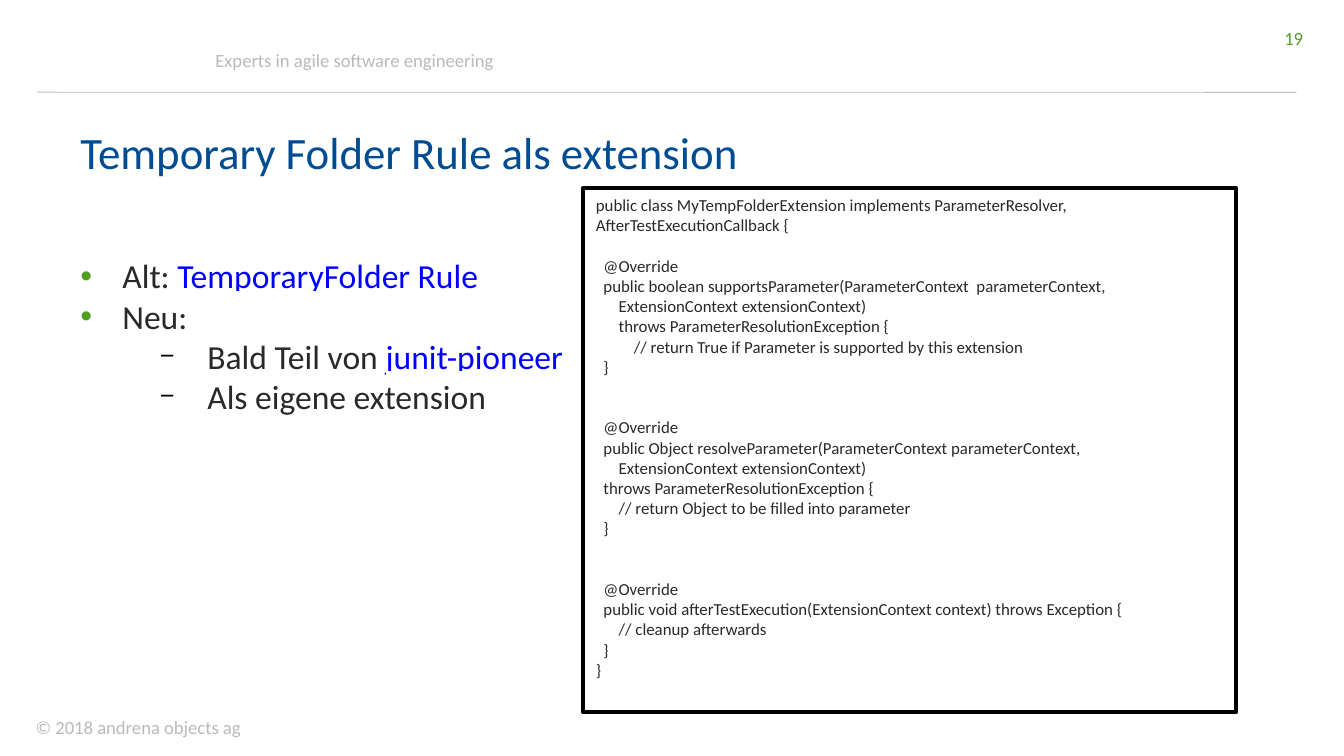
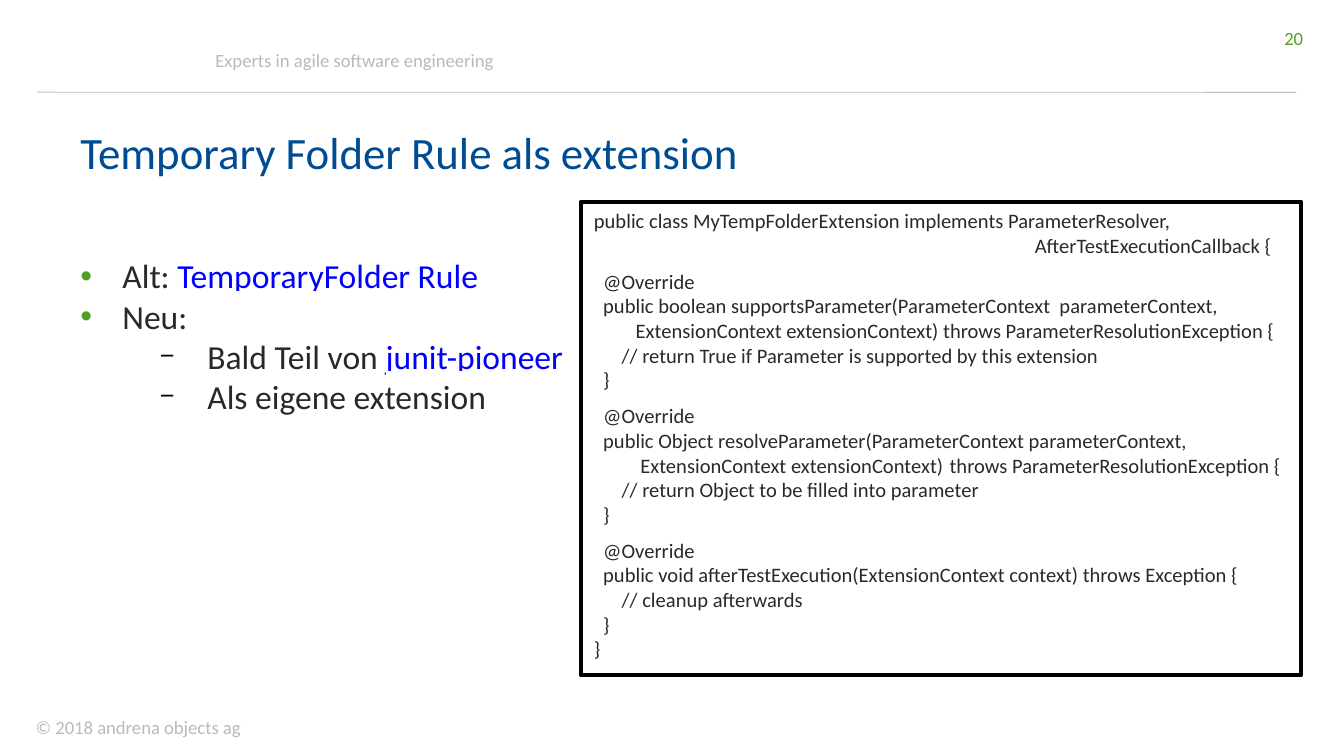
Before and after one commit to andrena/junit5-workshop-et-ka-2018, a slide deck: slide 20 of files/Folien.pptx (slide 19 before the commit). Drawn at 1344x756 pixels with LibreOffice and Linux fonts; fonts in the diff are those of the drawing; background and template pictures are left out. Boxes give left, top, right and bottom in pixels: in the first picture for what was removed or moved away, otherwise in the second. Text is boxed around its words. In the diff, an @@ line names an element or a change of style, - is before the commit and + after.

```diff
--- a/files/Folien.pptx
+++ b/files/Folien.pptx
@@ page number at box(1284, 33, 1303, 45): text changed @@
-19
+20
@@ rectangle "public class MyTempFolderExtension implements ParameterResol ...": place and size @@
-rectangle "public class MyTempFolderExtension implements ParameterResol ..." at box(583, 188, 1236, 712)
+rectangle "public class MyTempFolderExtension implements ParameterResol ..." at box(581, 202, 1301, 675)
@@ text in rectangle at box(594, 213, 1260, 253): text changed; size 9 to 11 pt @@
-public class MyTempFolderExtension implements ParameterResolver, AfterTestExecutionCallback {
+public class MyTempFolderExtension implements ParameterResolver,
+AfterTestExecutionCallback {
@@ text in rectangle at box(603, 274, 1226, 611): size 9 to 11 pt in "@Override", "public boolean supportsParameter(ParameterContext parameterC ...", "// return True if Parameter is supported ...", "}" and 9 more places @@
@@ text in rectangle at box(636, 323, 1263, 342): text changed; size 9 to 11 pt @@
-ExtensionContext extensionContext)
-throws ParameterResolutionException {
+ExtensionContext extensionContext) throws ParameterResolutionException {
@@ text in rectangle at box(640, 458, 1269, 477): text changed; size 9 to 11 pt @@
-ExtensionContext extensionContext)
-throws ParameterResolutionException {
+ExtensionContext extensionContext) throws ParameterResolutionException {
```
Also in this commit, not shown: 13 other slides changed, 1 slide added.
